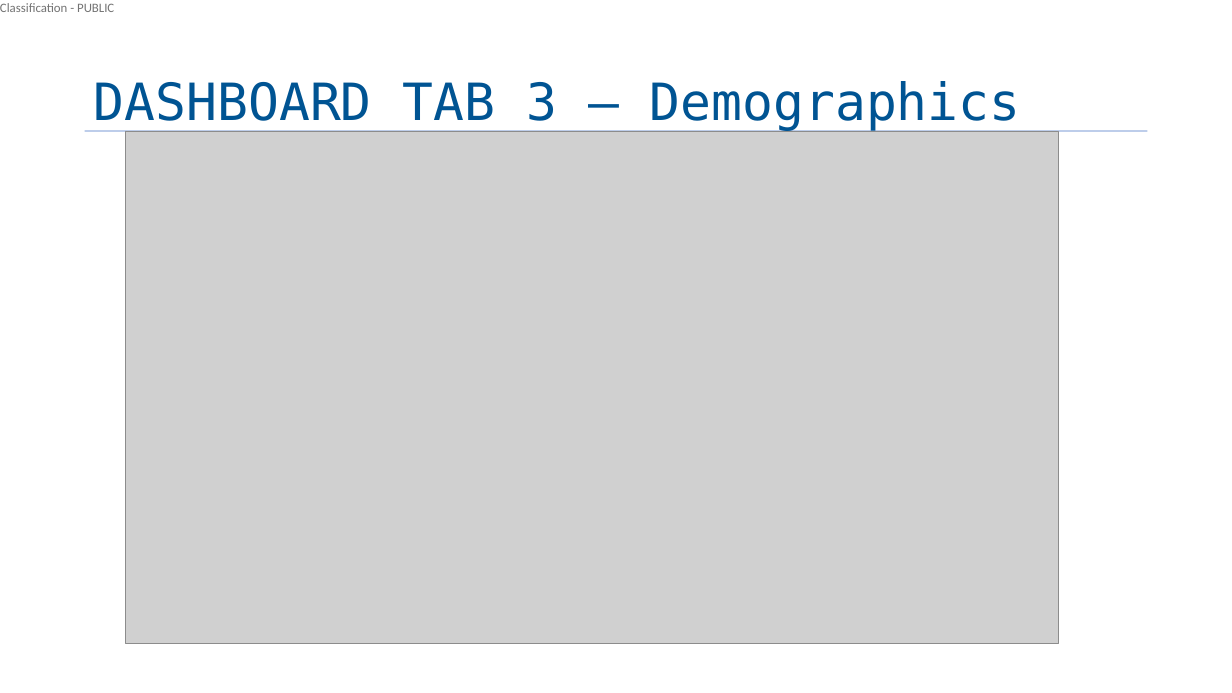
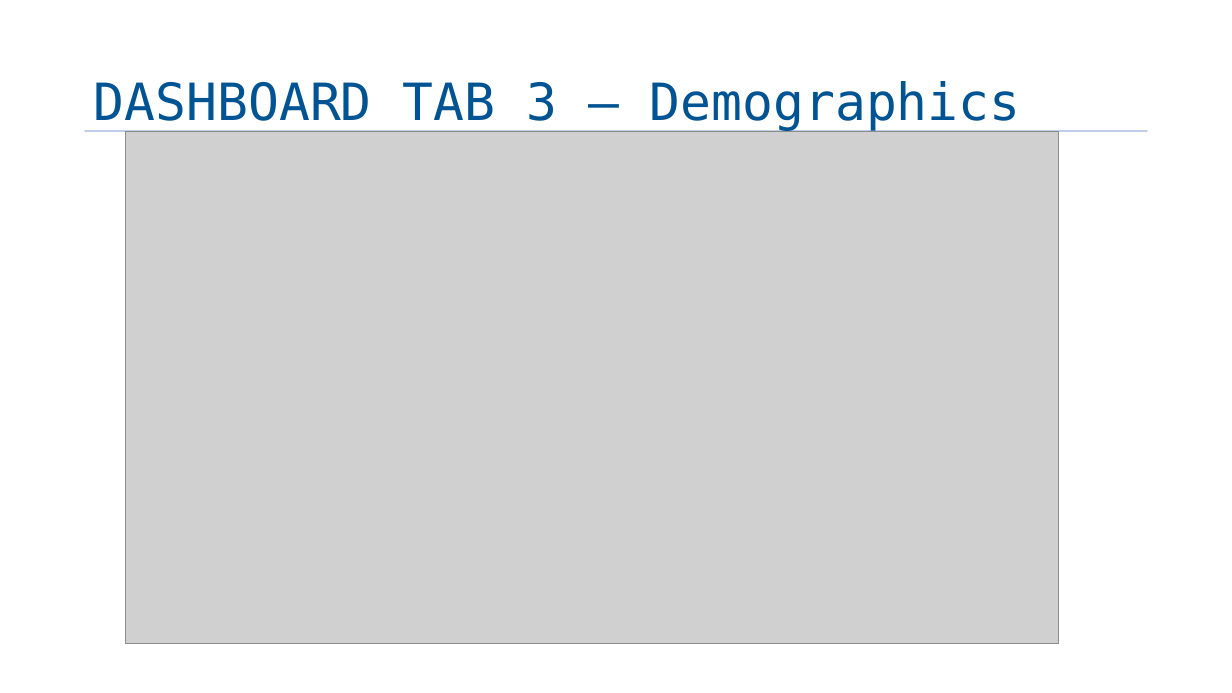
Before and after one commit to KodeXL/Ottawa-Shootings, a slide deck: slide 14 of DataAnalystPresentation.pptx. Drawn at 1232x693 pixels with LibreOffice and Linux fonts; fonts in the diff are those of the drawing; grey boxes stand for pictures; background and template pictures are left out. Boxes give left, top, right and bottom in pixels: in the first picture for what was removed or moved away, otherwise in the second. Text is boxed around its words. In the diff, an @@ line names an element or a change of style, - is before the commit and + after.

```diff
--- a/DataAnalystPresentation.pptx
+++ b/DataAnalystPresentation.pptx
@@ text removed at [0, 3, 114, 12] @@
-Classification - PUBLIC
```
Also in this commit, not shown: 18 other slides changed.
